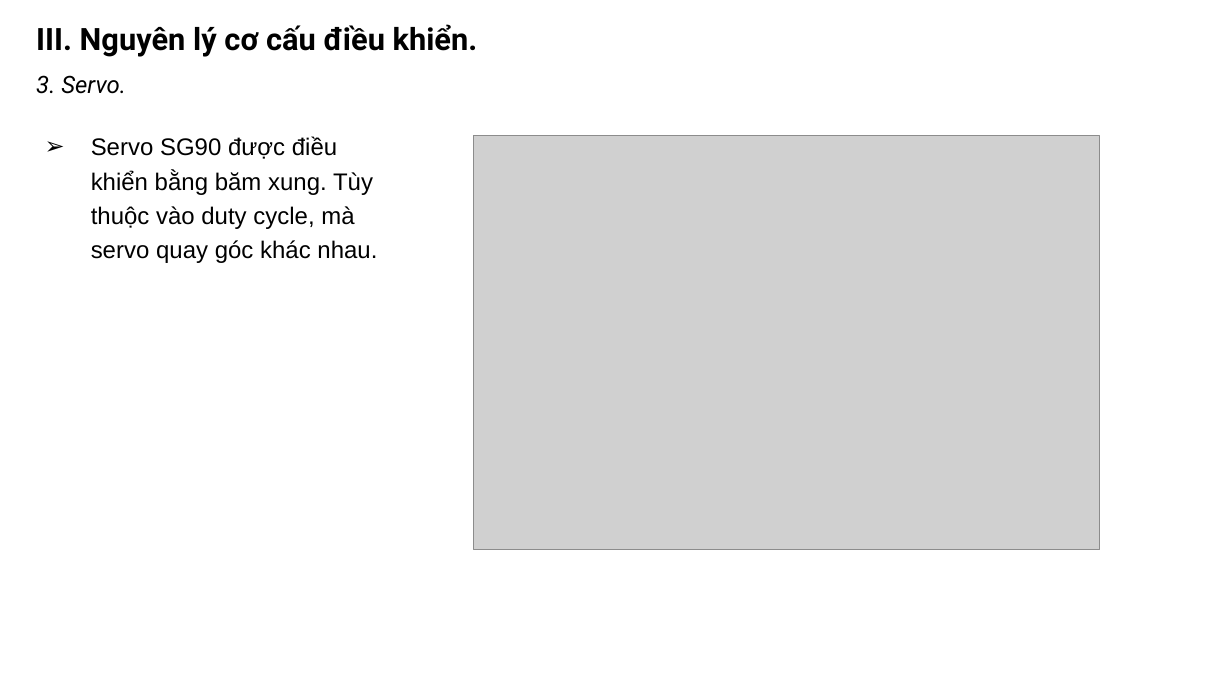
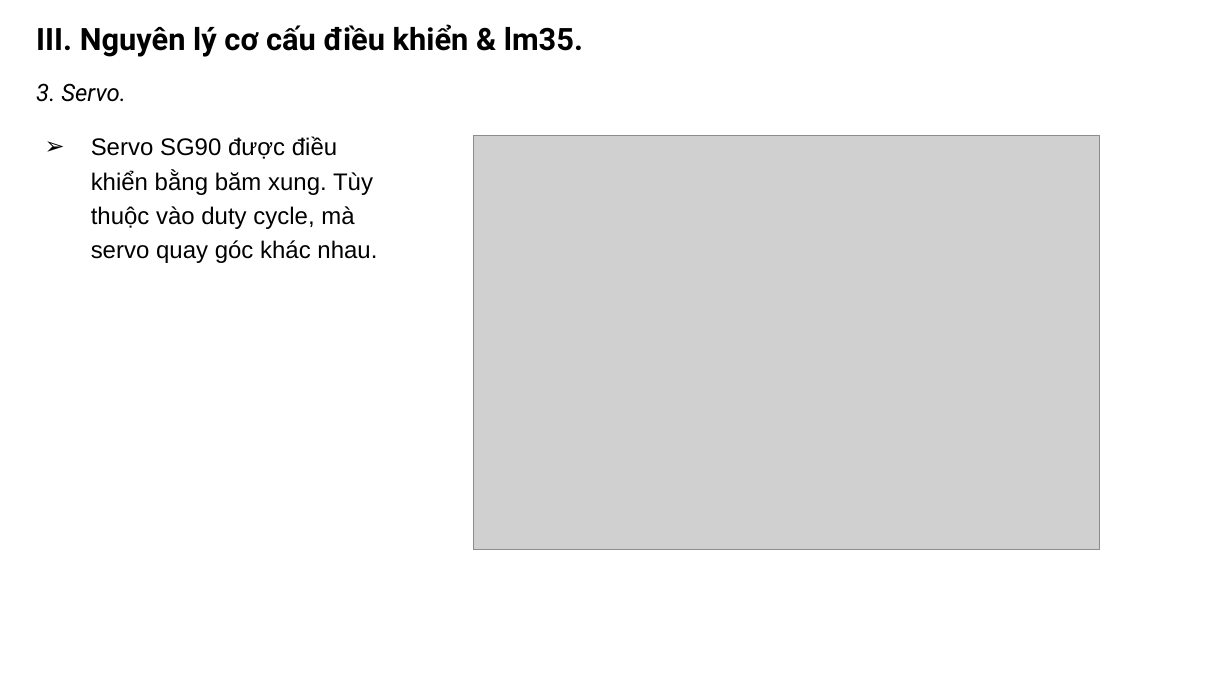
Before and after one commit to khanhnm08/HK_Egg_Incubator, a slide deck: slide 9 of Slide bao cao.pptx. Drawn at 1232x693 pixels with LibreOffice and Linux fonts; fonts in the diff are those of the drawing; grey boxes stand for pictures. Boxes give left, top, right and bottom in pixels: in the first picture for what was removed or moved away, otherwise in the second. Text is boxed around its words. In the diff, an @@ line names an element or a change of style, - is before the commit and + after.

```diff
--- a/Slide bao cao.pptx
+++ b/Slide bao cao.pptx
@@ text at [36, 24, 583, 57]: text changed @@
-III. Nguyên lý cơ cấu điều khiển.
+III. Nguyên lý cơ cấu điều khiển & lm35.
@@ text "3. Servo.": place and size @@
-text "3. Servo." at [36, 75, 126, 94]
+text "3. Servo." at [36, 83, 126, 102]
```
Also in this commit, not shown: 5 other slides changed, 1 slide added, 11 other files.
